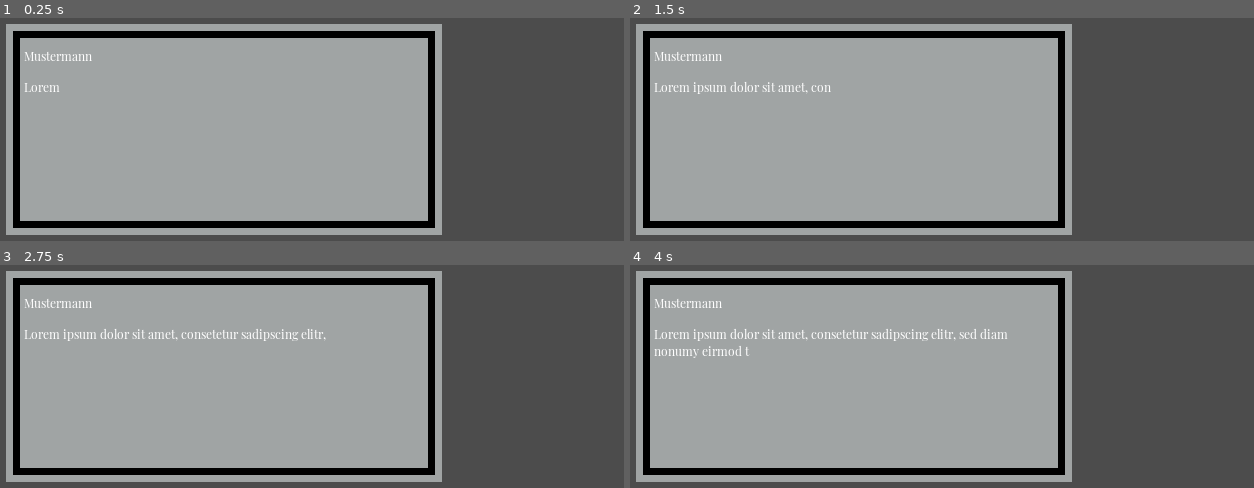
Above: before the commit, frames 1-4 (two rows, left to right).
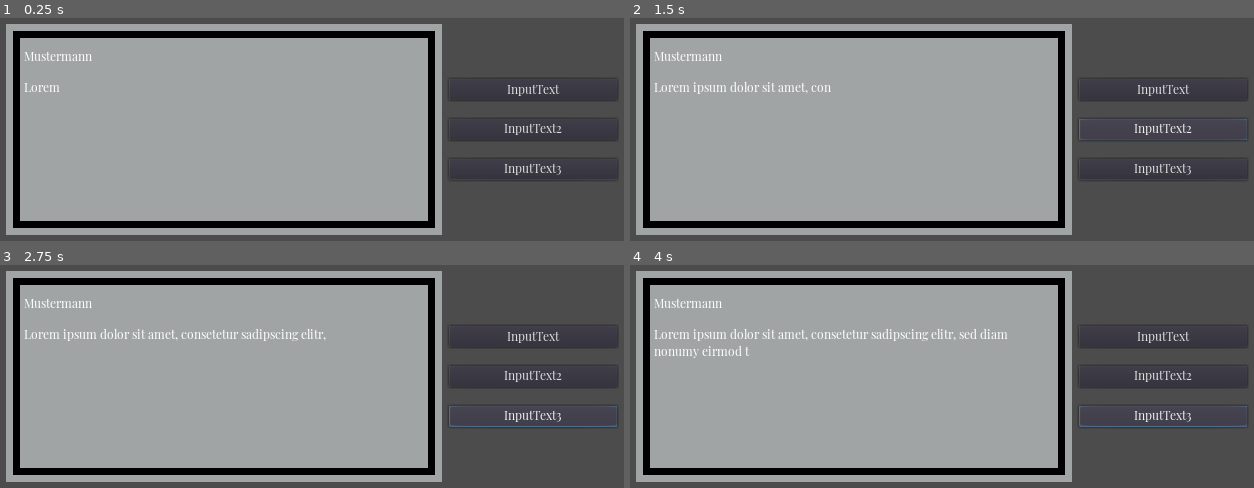
Above: after the commit, the same moments.

Repository: Farmulty/Farmulty
Game: Godot game, scene res://scenes/dialog/Dialog.tscn
Same seed, same stepped clock (60 frames per second), same inputs: the game is played once before the commit and once after it. This scene is started directly instead of the project's main scene.
Inputs (mouse positions are in pixels of both pictures, inside the frame that each line leads up to):
- Up to frame 1 (0.25 s): no input
- Up to frame 2 (1.5 s): click (1160, 89) at 0.5 s, where only the run after the commit has a clickable "InputText"; click (1160, 129) at 1.25 s, where only the run after the commit has a clickable "InputText2"
- Up to frame 3 (2.75 s): click (530, 416) at 2 s, where only the run after the commit has a clickable "InputText3"
- Up to frame 4 (4 s): hold D (right) 2.78-3.53 s; tap E (E) at 2.85, 3.6 s; tap Enter at 3.5 s; hold S (down) from 3.53 s (still down)

The runs differ from the first frame. In frame 1, 0.9% of the frame differs, in the area x 72-100%, y 29-73%; in frame 2, 1.0%; in frame 3, 1.0%, in the area x 71-100%, y 29-73%; in frame 4, 1.0%.

Commit message:
Implement prompts/event dialog
Signed-off-by: tomGER <github@tomger.eu>

Diff:
--- a/scenes/dialog/Dialog.gd
+++ b/scenes/dialog/Dialog.gd
@@ -4,18 +4,34 @@
 	"character": "Mustermann",
 	"text": "Lorem ipsum dolor sit amet, consetetur sadipscing elitr, sed diam nonumy eirmod tempor invidunt ut labore et dolore magna aliquyam erat, sed diam voluptua. At vero eos et accusam et",
 	"is_question": true,
+	"button_amount": 3,
 	"input1": {
 		"text": "InputText",
-		"event": "Event"
 	},
 	"input2": {
 		"text": "InputText2",
-		"event": "Event2"
+	},
+	"input3": {
+		"text": "InputText3",
 	}
 }
 
 func parse(json: Dictionary):
+	var button_amount: int
+	var cnt: VBoxContainer
+
 	$Name.text = json["character"]
+
+	if json["is_question"]:
+		cnt = get_node("Container")
+
+		button_amount = json["button_amount"]
+
+	for i in range(1, button_amount + 1):
+		var bt: Button = cnt.get_node("Button" + str(i))
+
+		bt.text = json["input" + str(i)]["text"]
+		bt.show()
 
 	for character in json["text"]:
 		$Text.text += character
@@ -27,6 +43,11 @@
 	$Name.text = ""
 	$Text.text = ""
 
+	var cnt = get_node("Container")
+	cnt.get_node("Button1").hide()
+	cnt.get_node("Button2").hide()
+	cnt.get_node("Button3").hide()
+
 func _ready():
 	clear()
 	parse(example_dict)
--- a/scenes/dialog/Dialog.tscn
+++ b/scenes/dialog/Dialog.tscn
@@ -67,3 +67,53 @@
 stream = ExtResource( 8 )
 volume_db = -18.0
 pitch_scale = 0.8
+
+[node name="Container" type="VBoxContainer" parent="."]
+margin_left = 800.0
+margin_top = 320.0
+margin_right = 1016.0
+margin_bottom = 576.0
+custom_constants/separation = 24
+alignment = 1
+__meta__ = {
+"_edit_use_anchors_": false
+}
+
+[node name="Button1" type="Button" parent="Container"]
+visible = false
+margin_top = 60.0
+margin_right = 216.0
+margin_bottom = 89.0
+rect_pivot_offset = Vector2( -1184, -144 )
+custom_fonts/font = ExtResource( 6 )
+text = "Option 1"
+clip_text = true
+__meta__ = {
+"_edit_use_anchors_": false
+}
+
+[node name="Button2" type="Button" parent="Container"]
+visible = false
+margin_top = 113.0
+margin_right = 216.0
+margin_bottom = 142.0
+rect_pivot_offset = Vector2( -1184, -144 )
+custom_fonts/font = ExtResource( 6 )
+text = "Option 2"
+clip_text = true
+__meta__ = {
+"_edit_use_anchors_": false
+}
+
+[node name="Button3" type="Button" parent="Container"]
+visible = false
+margin_top = 166.0
+margin_right = 216.0
+margin_bottom = 195.0
+rect_pivot_offset = Vector2( -1184, -144 )
+custom_fonts/font = ExtResource( 6 )
+text = "Option 3"
+clip_text = true
+__meta__ = {
+"_edit_use_anchors_": false
+}
Not shown, changed: README.md
